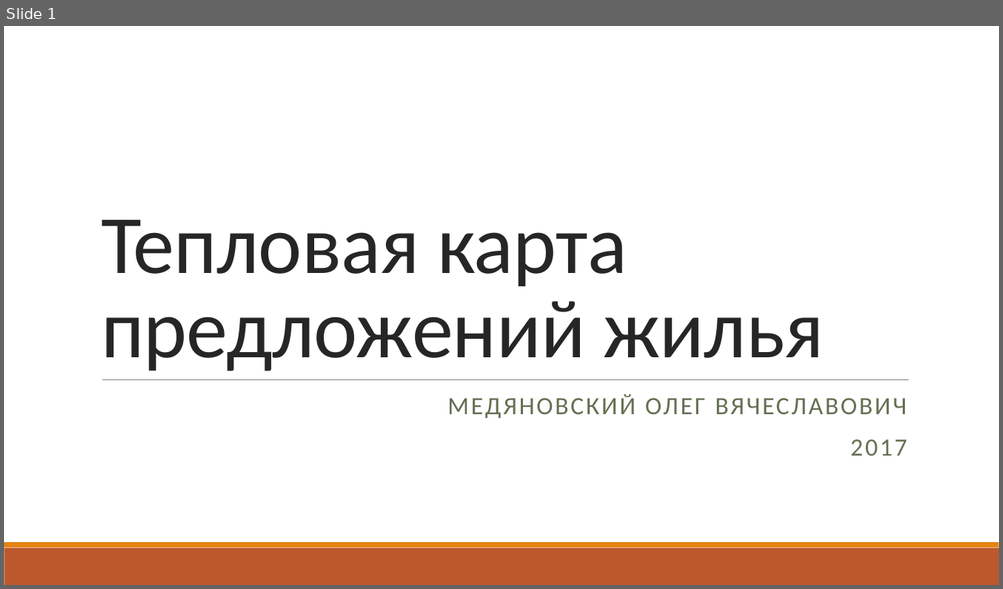
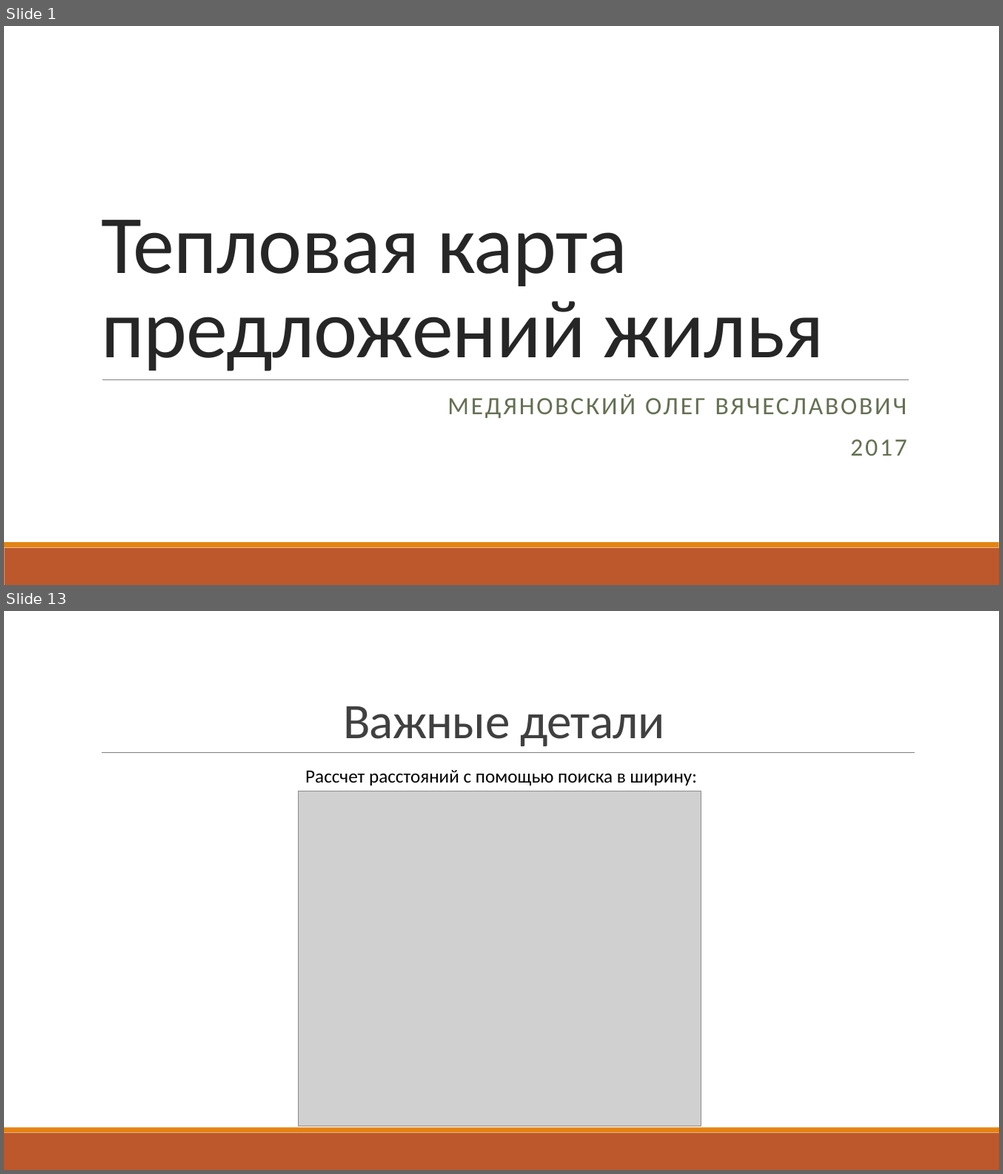
Before and after one commit to Zettroke/PropertyHeatMap, a slide deck: Презентация/Тепловая карта предложений жилья.pptx. Shown one above the other, each under a label of ours: slide 1 before the commit, slides 1 and 13 after it; the slides between them are not shown. The pictures are 1003x589 and 1003x1174 pixels, drawn with LibreOffice and Linux fonts; fonts in the diff are those of the drawing; grey boxes stand for pictures. Boxes give left, top, right and bottom in pixels: in the first picture for what was removed or moved away, otherwise in the second. Text is boxed around its words. In the diff, an @@ line names an element or a change of style, - is before the commit and + after.

```diff
--- a/Презентация/Тепловая карта предложений жилья.pptx
+++ b/Презентация/Тепловая карта предложений жилья.pptx
@@ slide 13 added at (4,611,999,1170), background #FFFFFF; not listed: 2 template elements that a slide beside it also shows @@
@@ title added at (343,706,664,746), 48 pt, text #404040 @@
+Важные детали
@@ line added from (102, 753) to (915, 753), #808080 0.5 pt @@
@@ text added at (305,770,697,786), 18 pt, text #000000 @@
+Рассчет расстояний с помощью поиска в ширину:
@@ picture added at (298,792,701,1127) @@
```
Also in this commit, not shown: 2 slides changed, 12 other slides added, 2 slides removed, 8 other files.
